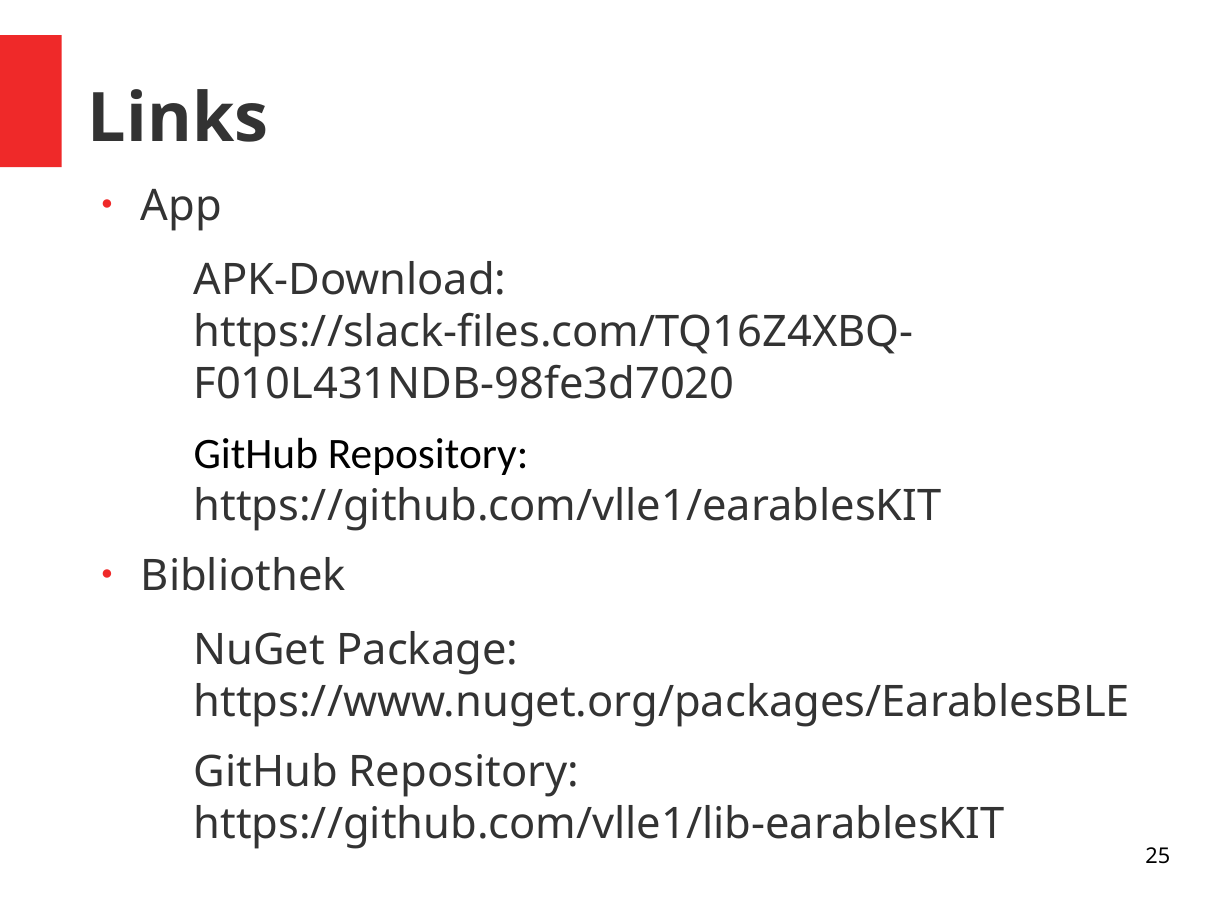
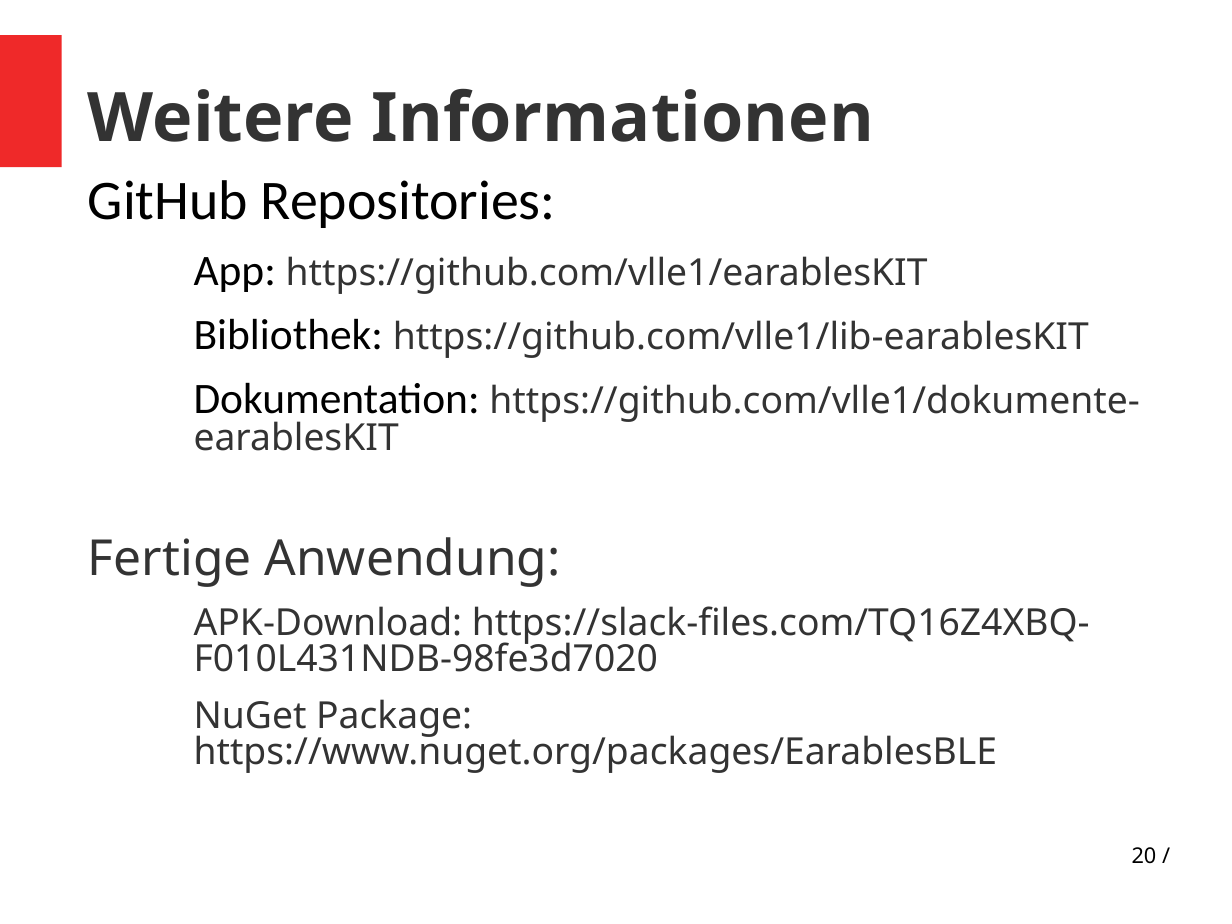
Before and after one commit to vlle1/dokumente-earablesKIT, a slide deck: slide 20 of Abschlusspräsi/Abschlusspräsi.odp (slide 25 before the commit). Drawn at 1232x924 pixels with LibreOffice and Linux fonts; fonts in the diff are those of the drawing. Boxes give left, top, right and bottom in pixels: in the first picture for what was removed or moved away, otherwise in the second. Text is boxed around its words. In the diff, an @@ line names an element or a change of style, - is before the commit and + after.

```diff
--- a/Abschlusspräsi/Abschlusspräsi.odp
+++ b/Abschlusspräsi/Abschlusspräsi.odp
@@ title at <box>88,88,874,142</box>: text changed @@
-Links
+Weitere Informationen
@@ text at <box>88,180,1139,587</box>: text changed; size 28 to 24 pt @@
-● App
+  GitHub Repositories:
+  − App: https://github.com/vlle1/earablesKIT
+  − Bibliothek: https://github.com/vlle1/lib-earablesKIT
+  − Dokumentation: https://github.com/vlle1/dokumente-earablesKIT
+  Fertige Anwendung:
@@ text at <box>141,437,942,591</box>: paragraphs removed @@
-  − GitHub Repository: https://github.com/vlle1/earablesKIT
-● Bibliothek
@@ text at <box>194,606,1090,773</box>: size 28 to 24 pt in "APK-Download: https://slack-files.com/TQ16Z4XBQ-F010L431NDB- ...", "NuGet Package: https://www.nuget.org/packages/EarablesBLE"; indent changed; line spacing 1 to 0.8; more space between paragraphs @@
@@ text at <box>194,753,1005,849</box>: paragraph removed @@
-  − GitHub Repository: https://github.com/vlle1/lib-earablesKIT
@@ page number at <box>1132,847,1157,864</box>: text changed @@
-25
+20 /
```
Also in this commit, not shown: 16 other slides changed, 5 slides added, 9 slides removed.
